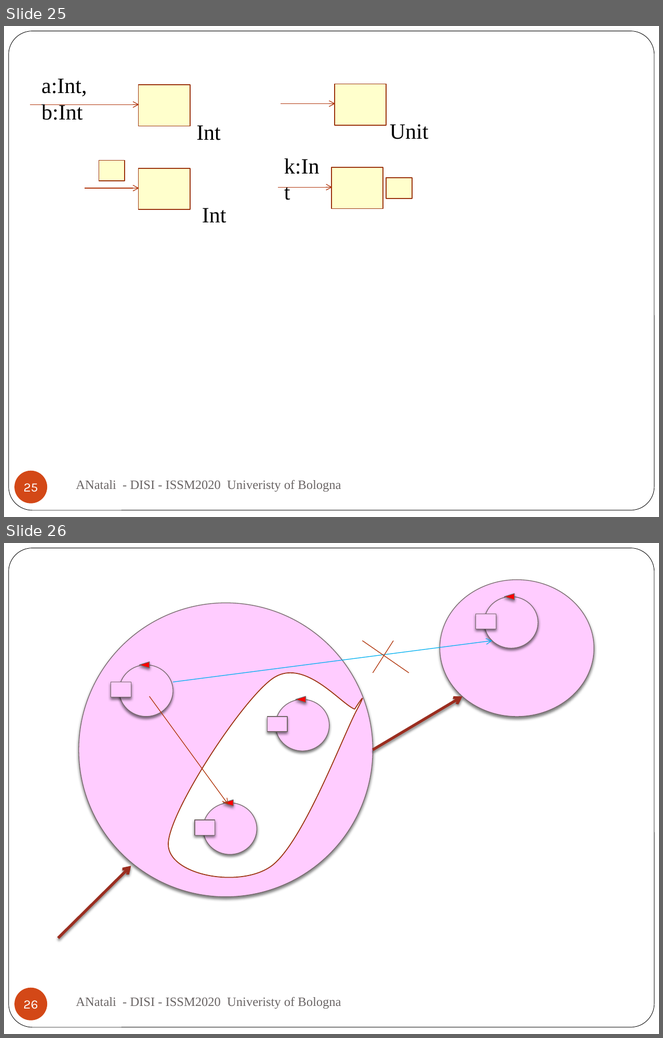
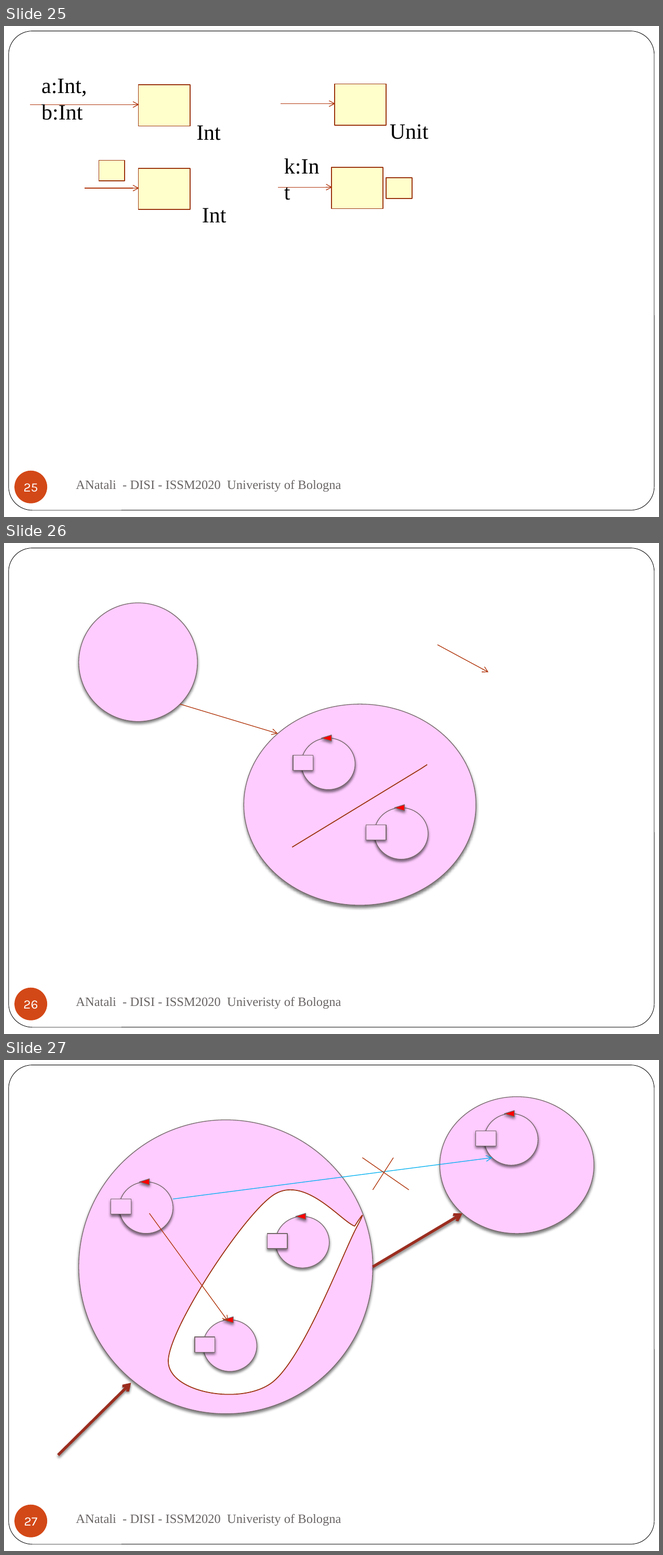
Before and after one commit to anatali/iss2020LabBo, a slide deck: it.unibo.issLabStart/userDocs/ISSM2020.pptx. Shown one above the other, each under a label of ours: slides 25 and 26 before the commit, slides 25, 26 and 27 after it. The pictures are 663x1038 and 663x1555 pixels, drawn with LibreOffice and Linux fonts; fonts in the diff are those of the drawing; background and template pictures are left out. Boxes give left, top, right and bottom in pixels: in the first picture for what was removed or moved away, otherwise in the second. Text is boxed around its words. In the diff, an @@ line names an element or a change of style, - is before the commit and + after.

```diff
--- a/it.unibo.issLabStart/userDocs/ISSM2020.pptx
+++ b/it.unibo.issLabStart/userDocs/ISSM2020.pptx
@@ slide 26 added at (x1=4, y1=543, x2=659, y2=1034), background #FFFFFF; not listed: 1 template element that a slide beside it also shows @@
@@ ellipse added at (x1=79, y1=603, x2=197, y2=722), fill #FFCCFF, outline #75696A 0.75 pt @@
@@ arrow added from (438, 644) to (489, 672), #B1360B 0.75 pt @@
@@ arrow added from (180, 704) to (278, 734), #B1360B 0.75 pt @@
@@ ellipse added at (x1=244, y1=704, x2=476, y2=905), fill #FFCCFF, outline #75696A 0.75 pt @@
@@ ellipse added at (x1=301, y1=738, x2=355, y2=790), fill #FFCCFF, outline #75696A 0.75 pt @@
@@ triangle added at (x1=322, y1=735, x2=332, y2=741), fill #FF0000, outline #75696A 0.75 pt @@
@@ rectangle added at (x1=293, y1=755, x2=313, y2=770), fill #FFCCFF, outline #75696A 0.75 pt @@
@@ freeform shape added at (x1=292, y1=765, x2=427, y2=847), outline #9C3511 1 pt @@
@@ ellipse added at (x1=374, y1=808, x2=428, y2=860), fill #FFCCFF, outline #75696A 0.75 pt @@
@@ triangle added at (x1=395, y1=805, x2=404, y2=811), fill #FF0000, outline #75696A 0.75 pt @@
@@ rectangle added at (x1=366, y1=825, x2=387, y2=840), fill #FFCCFF, outline #75696A 0.75 pt @@
@@ page number added at (x1=14, y1=988, x2=47, y2=1021), fill #D34817, 14 pt, text #FFFFFF @@
+26
@@ text added at (x1=76, y1=997, x2=341, y2=1009), 14 pt, text #696464 @@
+ANatali - DISI - ISSM2020 Univeristy of Bologna
@@ what was slide 26 is now slide 27 @@
@@ page number at (x1=24, y1=1518, x2=38, y2=1526): text changed @@
-26
+27
```
Also in this commit, not shown: 11 other files.
